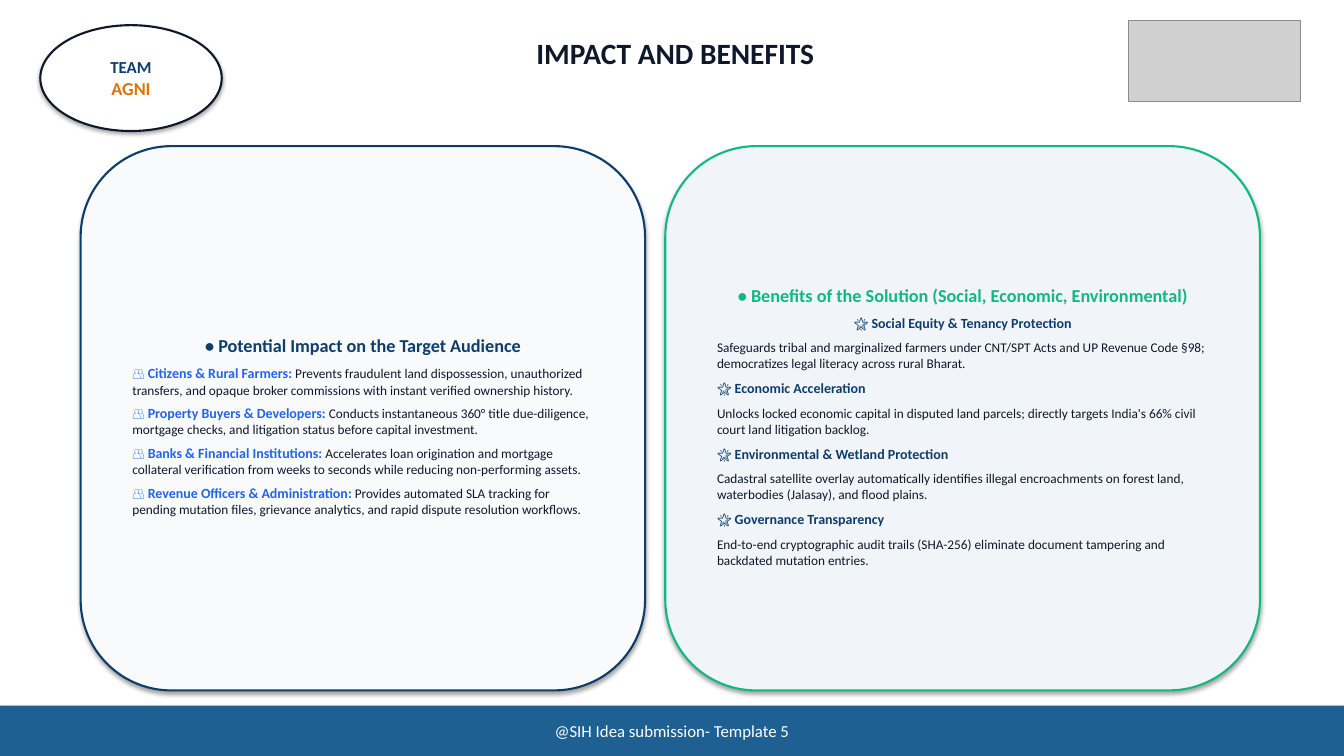
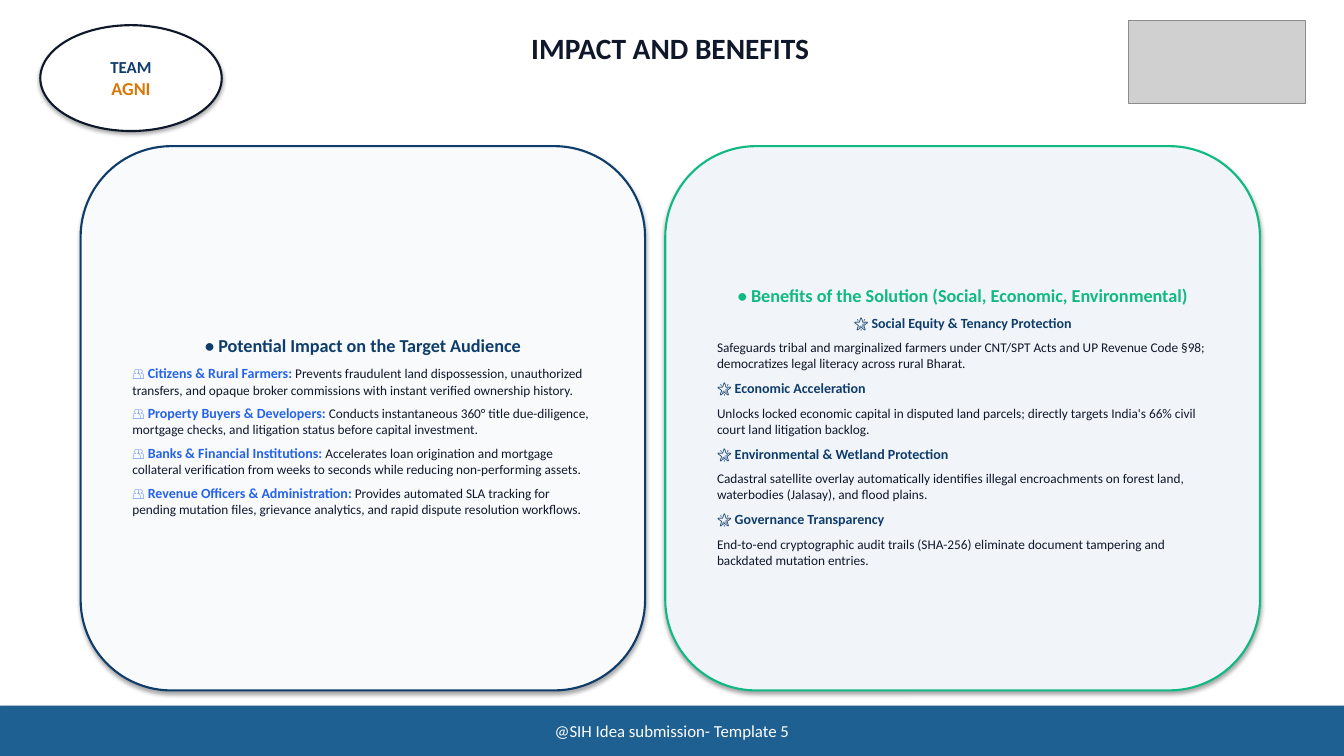
Before and after one commit to Zainul9142/Land-Record-Handling, a slide deck: slide 5 of BhoomiShield_SIH2026_TEAM_AGNI.pptx. Drawn at 1344x756 pixels with LibreOffice and Linux fonts; fonts in the diff are those of the drawing; grey boxes stand for pictures. Boxes give left, top, right and bottom in pixels: in the first picture for what was removed or moved away, otherwise in the second. Text is boxed around its words. In the diff, an @@ line names an element or a change of style, - is before the commit and + after.

```diff
--- a/BhoomiShield_SIH2026_TEAM_AGNI.pptx
+++ b/BhoomiShield_SIH2026_TEAM_AGNI.pptx
@@ text "IMPACT AND BENEFITS": place and size @@
-text "IMPACT AND BENEFITS" at [536, 44, 814, 65]
+text "IMPACT AND BENEFITS" at [531, 39, 809, 60]
@@ picture: place and size @@
-picture at [1129, 20, 1301, 101]
+picture at [1129, 20, 1306, 104]
```
Also in this commit, not shown: 4 other slides changed, 1 slide added, 1 slide removed, 34 other files.
